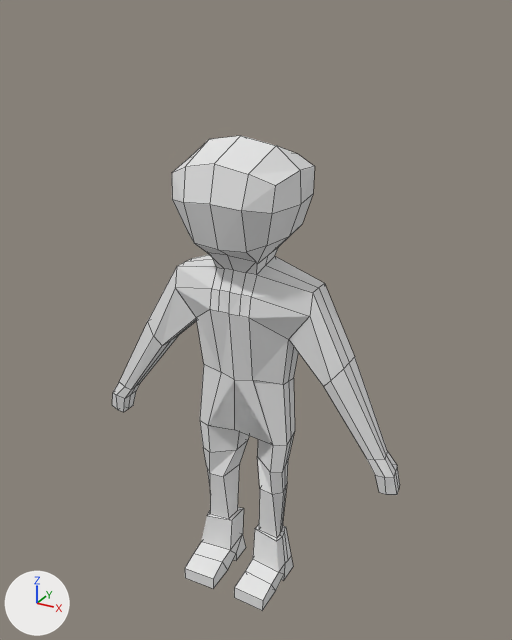
One commit to the Blender file Assets/Blender/BossMan/untitled.blend: the scene before it, then after it.
Before and after are seen from a camera (50 mm lens) standing at (9.09, -15.86, 9.12) and looking at (0.21, 0.29, 1.05). The axes (+X, +Y, +Z) are drawn at lower left. The lights are the same throughout. Mesh edges are drawn as thin lines. Materials are left out; every surface is plain grey.

Script lines for the objects in view, before the commit:
```python
me_cube_001 = bpy.data.meshes.new('Cube.001')
me_cube_001.from_pydata(...)  # 202 vertices, 190 faces, 2 loose edges; spans x 0.0..4.88, y -1.65..1.31, z -7.71..6.2
ob_cube = bpy.data.objects.new('Cube', me_cube_001)
ob_cube.location = (0.0, 0.0, 0.0)
_m = ob_cube.modifiers.new('Mirror', 'MIRROR')
_m.use_clip = True
```
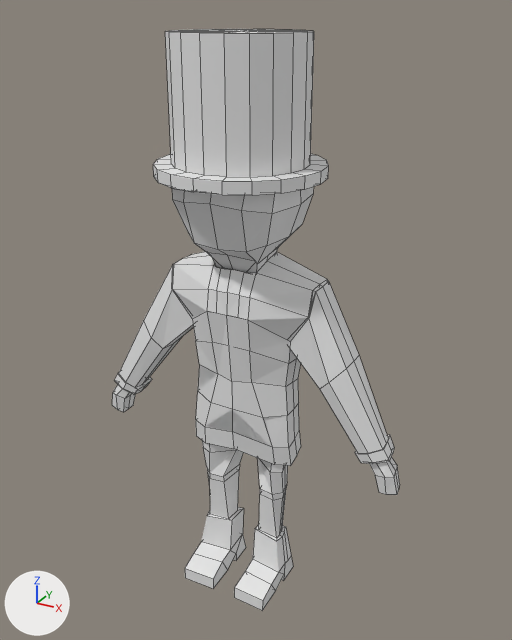
Location of each change, [x1, y1, x2, y2] in pixels of the pictures (512 x 640 px):
'Cube', reshaped, modifiers changed (22% taller)
    before: [112, 136, 400, 611]
    after: [112, 29, 400, 611]
part 1 of me_cube_001, added
    after: [153, 29, 328, 195]
part 2 of me_cube_001, built on
    before: [119, 266, 387, 460]
    after: [112, 188, 394, 589]

Edits to the bpy script that builds the scene:
```text
Change me_cube_001:
    used by ob_cube; location = (0.0, 0.0, 0.0)
    remove me_cube_001.from_pydata(...)  # 202 vertices, 190 faces, 2 loose edges; spans x 0.0..4.88, y -1.65..1.31, z -7.71..6.2
    add me_cube_001.from_pydata(...)  # 1038 vertices, 1027 faces, 25 loose edges; spans x -4.88..4.88, y -2.32..2.08, z -7.71..8.63
    me_cube_001 part 1: a new loose piece of 260 vertices spanning x -2.22..2.22, y -2.32..2.08, z 5.22..8.63
    me_cube_001 part 2: 17 vertices moved from x 0.32..3.16, y -0.75..1.06, z -0.62..2.4 to x 0.31..4.47, y -0.51..1.03, z -2.57..2.98; 27 vertices removed from x 0.0..3.16, y -0.83..1.06, z -2.24..2.4; 603 vertices added at x -4.88..4.61, y -1.57..1.31, z -7.71..6.03
Change ob_cube:
    remove _m = ob_cube.modifiers.new('Mirror', 'MIRROR')
    remove _m.use_clip = True
```
